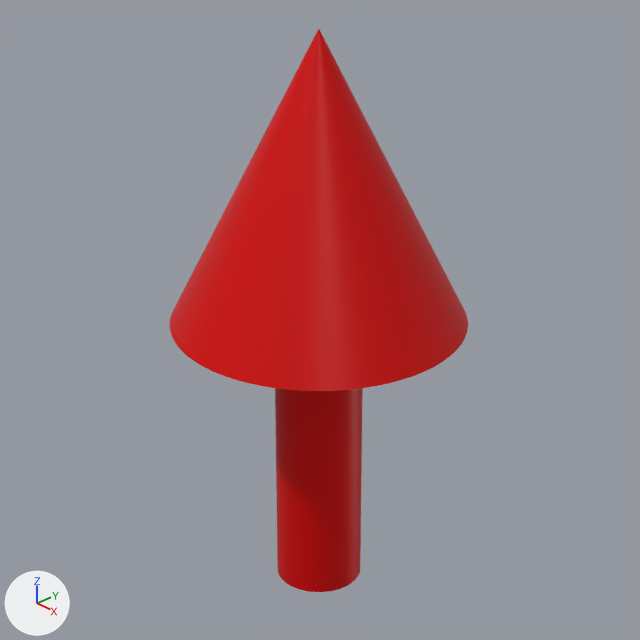
Renders of the Blender file arrow.blend from each side of a commit.
Rendered twice from the file's camera 'Camera'. The axes (+X, +Y, +Z) are drawn at lower left. The lights are the same throughout.

The older version as bpy lines, for what is in view:
```python
me_cylinder = bpy.data.meshes.new('Cylinder')
me_cylinder.from_pydata(...)  # a 32-sided cylinder along z spanning x -1.0..1.0, y -1.0..1.0, z -2.0..0.0
me_cylinder.materials.append(mat_material_001)  # red #d50000
me_cylinder_001 = bpy.data.meshes.new('Cylinder.001')
me_cylinder_001.from_pydata(...)  # a 32-sided cone pointing to +z spanning x -1.0..1.0, y -1.0..1.0, z 0.0..2.0
me_cylinder_001.materials.append(mat_material_001)  # red #d50000
ob_stick = bpy.data.objects.new('stick', me_cylinder)
ob_stick.location = (0.0, 0.0, 0.0)
ob_stick.scale = (0.3, 0.3, 1.0)
_m = ob_stick.modifiers.new('Subdivision', 'SUBSURF')
_m.levels = 6
_m.render_levels = 6
ob_tip = bpy.data.objects.new('tip', me_cylinder_001)
ob_tip.location = (0.0, 0.0, 0.0)
_m = ob_tip.modifiers.new('Subdivision', 'SUBSURF')
_m.levels = 6
_m.render_levels = 6
```
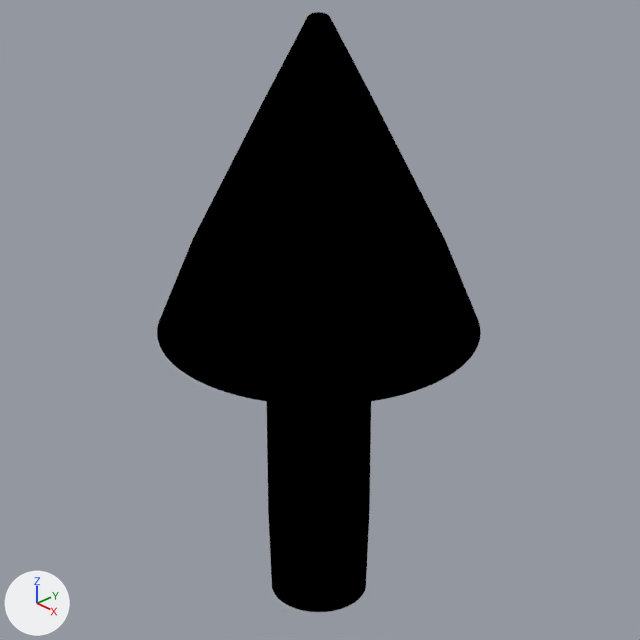
Commit message: arrow: add shadow

What changed in the scene script:
```text
Add mat_material_003:
    mat_material_003 = emission_material('Material.003')
    mat_material_003.base_color = (0.0, 0.0, 0.0)  # black #000000
Add mat_material_002:
    mat_material_002 = emission_material('Material.002')
    mat_material_002.base_color = (0.0, 0.0, 0.0)  # black #000000
Change me_cylinder_001:
    where me_cylinder_001.from_pydata(...)  # 64 vertices, 34 faces; spans x -1.0..1.0, y -1.0..1.0, z 0.0..2.0
    add me_cylinder_001.materials.append(mat_material_002)  # black #000000
Change me_cylinder:
    where me_cylinder.from_pydata(...)  # 64 vertices, 34 faces; spans x -1.0..1.0, y -1.0..1.0, z -2.0..0.0
    add me_cylinder.materials.append(mat_material_003)  # black #000000
Change ob_tip:
    add _m = ob_tip.modifiers.new('Solidify', 'SOLIDIFY')
    add _m.thickness = 0.1
    add _m.offset = 1.0
    add _m.material_offset = 1
    add _m.use_flip_normals = True
    add _m.nonmanifold_merge_threshold = 0.0003
Change ob_stick:
    add _m = ob_stick.modifiers.new('Solidify', 'SOLIDIFY')
    add _m.thickness = 0.2
    add _m.offset = 1.0
    add _m.material_offset = 1
    add _m.use_flip_normals = True
    add _m.nonmanifold_merge_threshold = 0.0003
```

Changed parts and their boxes [x1, y1, x2, y2] in the pictures (640 x 640 px):
'tip', recoloured, modifiers changed (9% wider, 9% taller): before [170, 29, 468, 391]; after [157, 12, 481, 405]
'stick', recoloured, modifiers changed: before [275, 388, 363, 592]; after [267, 401, 371, 612]
